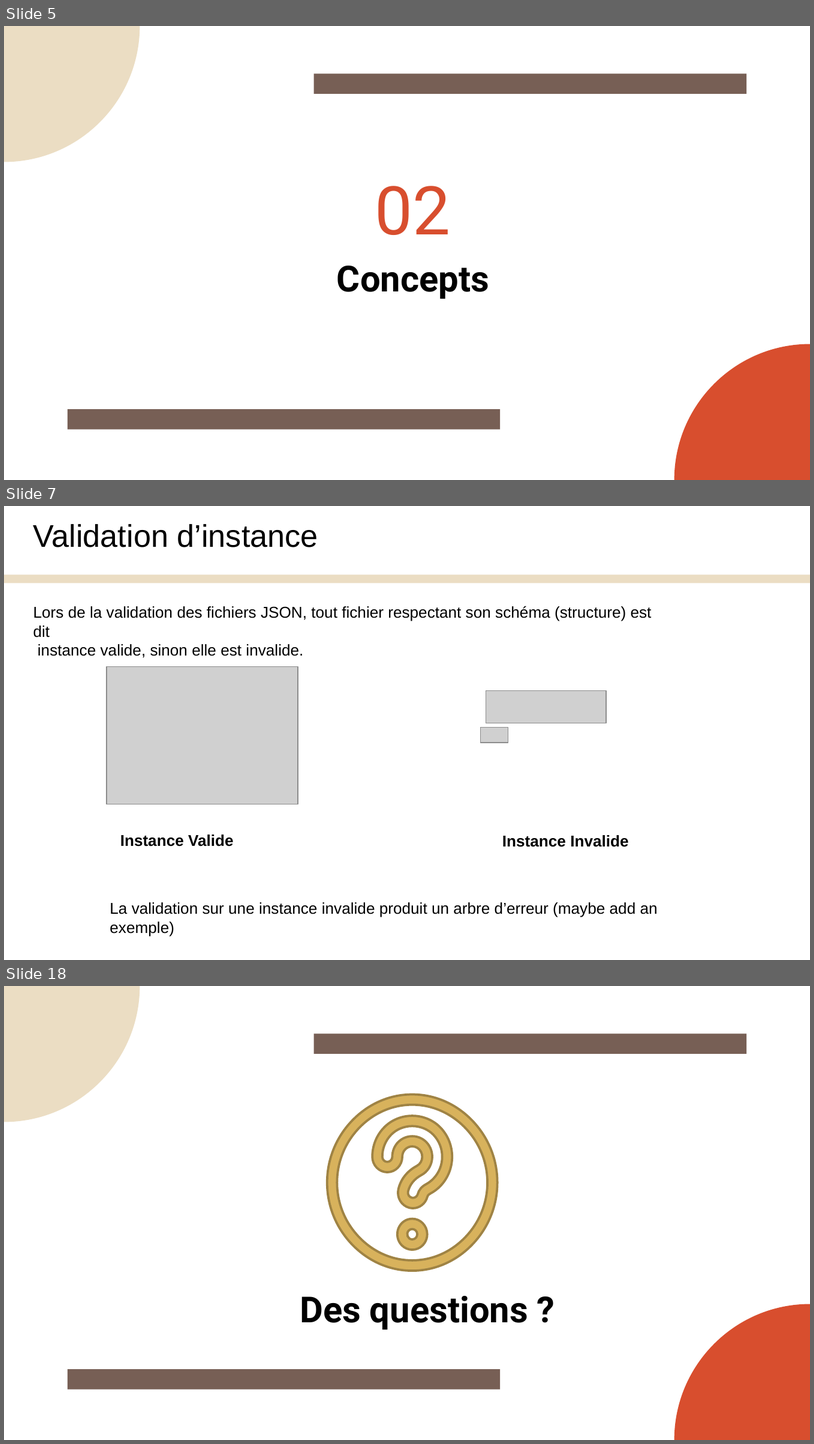
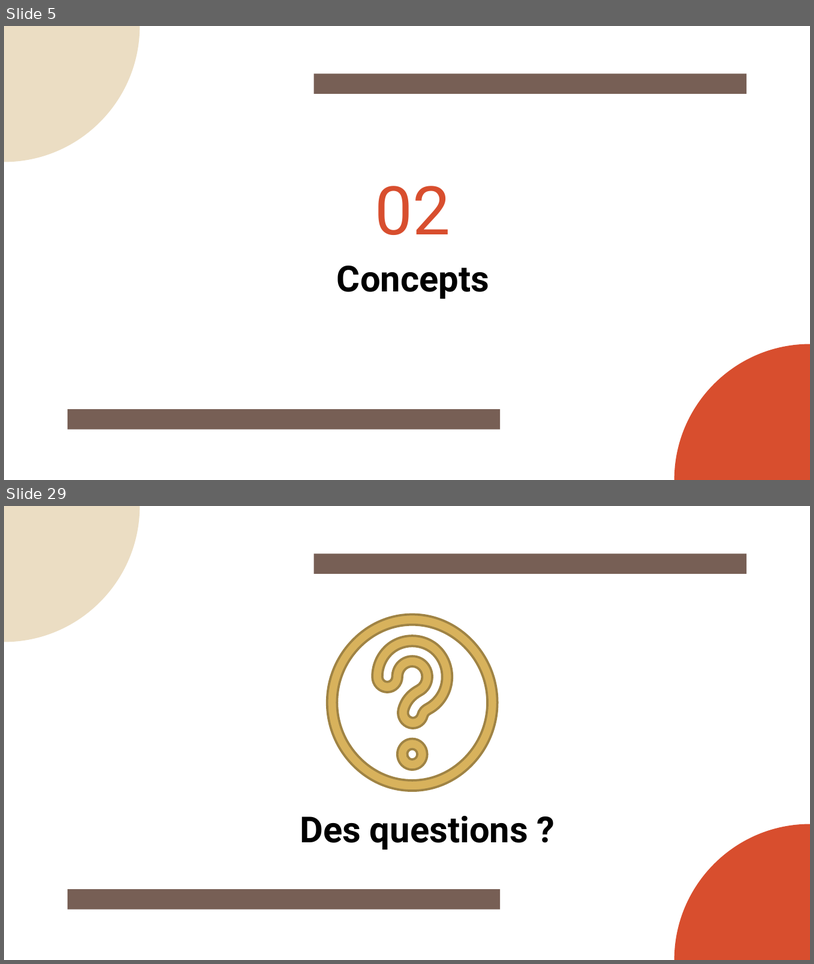
Before and after one commit to Yanis540/PSTL-M1, a slide deck: énoncé/Présentation_Finale.pptx. Shown one above the other, each under a label of ours: slides 5, 7 and 18 before the commit, slides 5 and 29 after it; the slides between them are not shown. The pictures are 814x1444 and 814x964 pixels, drawn with LibreOffice and Linux fonts; fonts in the diff are those of the drawing; grey boxes stand for pictures. Boxes give left, top, right and bottom in pixels: in the first picture for what was removed or moved away, otherwise in the second. Text is boxed around its words. In the diff, an @@ line names an element or a change of style, - is before the commit and + after.

```diff
--- a/énoncé/Présentation_Finale.pptx
+++ b/énoncé/Présentation_Finale.pptx
@@ slide 7 removed at <box>4,506,810,960</box>, background #FFFFFF @@
@@ text removed at <box>33,524,318,547</box> @@
-Validation d’instance
@@ rectangle removed at <box>4,574,810,583</box> @@
@@ text removed at <box>33,606,652,658</box> @@
-Lors de la validation des fichiers JSON, tout fichier respectant son schéma (structure) est dit
-instance valide, sinon elle est invalide.
@@ picture removed at <box>107,666,299,804</box> @@
@@ picture removed at <box>486,691,606,724</box> @@
@@ picture removed at <box>480,727,508,742</box> @@
@@ text removed at <box>120,834,234,846</box> @@
-Instance Valide
@@ text removed at <box>503,835,629,847</box> @@
-Instance Invalide
@@ text removed at <box>110,902,658,917</box> @@
-La validation sur une instance invalide produit un arbre d’erreur (maybe add an exemple)
@@ what was slide 18 is now slide 29 @@
```
Also in this commit, not shown: 8 slides changed, 18 slides added, 6 other slides removed.
